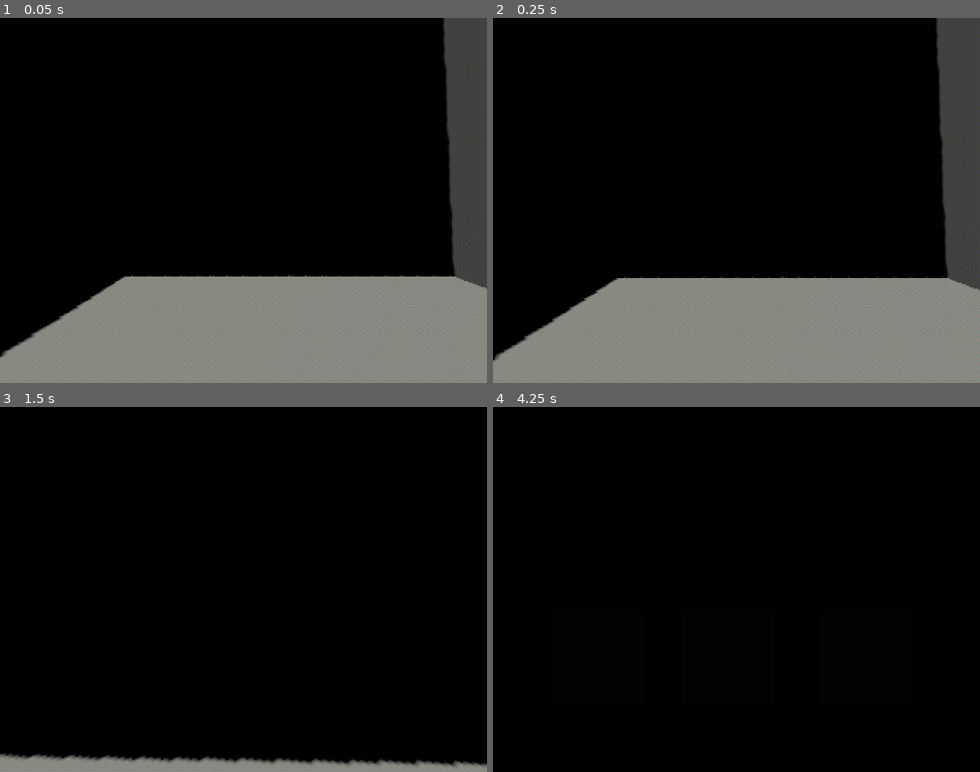
Above: before the commit, frames 1-4 (two rows, left to right).
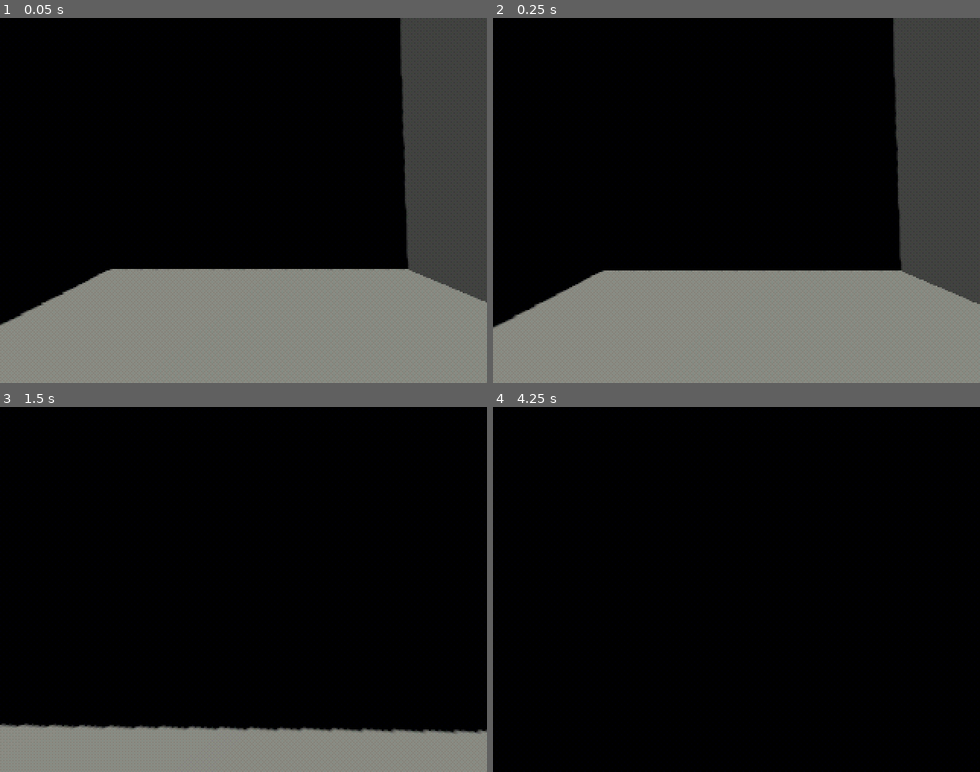
Above: after the commit, the same moments.

Repository: StanislavDidus/Godot3DGame
Game: Godot game, scene res://scenes/main.tscn
The game is run twice, just before and just after one commit, with the same random seed, the same clock (stepped at 60 frames per second) and the same inputs.
Inputs (mouse positions are in pixels of both pictures, inside the frame that each line leads up to):
- Up to frame 1 (0.05 s): no input
- Up to frame 2 (0.25 s): no input
- Up to frame 3 (1.5 s): move the mouse to (267, 589) at 0.52 s; hold W (lock_number_up) from 0.53 s (still down); click (267, 589) at 0.6 s; tap Q (drop_item, bound only after the commit) at 0.8, 1.35 s; move the mouse to (219, 589) at 1.27 s
- Up to frame 4 (4.25 s): keep holding W (lock_number_up); tap R (randomize, bound only after the commit) at 1.55, 2.1, 3.8 s; tap Enter at 2, 3.5 s; move the mouse to (746, 582) at 2.02 s; click (746, 582) at 2.3 s; tap Space at 2.75 s; move the mouse to (731, 596) at 2.77 s; tap Ctrl (crouch) at 2.85 s; tap Q (drop_item, bound only after the commit) at 3.05 s; move the mouse to (775, 593) at 3.52 s; click (775, 593) at 3.6 s; tap Tab (open_inventory) at 4.15 s

The runs differ from the first frame. In frame 1, 9.9% of the frame differs, in the area x 0-100%, y 0-93%; in frame 2, 9.9%, in the area x 0-100%, y 0-95%; in frame 3, 9.5%; in frame 4, less than 0.1%.

Commit message:
Added item dropping

Diff:
--- a/project.godot
+++ b/project.godot
@@ -25,6 +25,7 @@
 [global_group]
 
 interactable=""
+items=""
 
 [input]
 
@@ -106,6 +107,16 @@
 "events": [Object(InputEventKey,"resource_local_to_scene":false,"resource_name":"","device":-1,"window_id":0,"alt_press …(192 unchanged characters)…
 ]
 }
+drop_item={
+"deadzone": 0.2,
+"events": [Object(InputEventKey,"resource_local_to_scene":false,"resource_name":"","device":-1,"window_id":0,"alt_pressed":false,"shift_pressed":false,"ctrl_pressed":false,"meta_pressed":false,"pressed":false,"keycode":0,"physical_keycode":81,"key_label":0,"unicode":113,"location":0,"echo":false,"script":null)
+]
+}
+randomize={
+"deadzone": 0.2,
+"events": [Object(InputEventKey,"resource_local_to_scene":false,"resource_name":"","device":-1,"window_id":0,"alt_pressed":false,"shift_pressed":false,"ctrl_pressed":false,"meta_pressed":false,"pressed":false,"keycode":0,"physical_keycode":82,"key_label":0,"unicode":114,"location":0,"echo":false,"script":null)
+]
+}
 
 [layer_names]
 
--- a/scenes/game_manager.gd
+++ b/scenes/game_manager.gd
@@ -6,6 +6,8 @@
 @export var basement_wall_code: Label3D
 
 @export var clock_note: Node3D
+
+#@export var items: Array[Node3D]
 
 var basement_lock_code: int
 
@@ -17,12 +19,16 @@
 
 	clock_note.init()
 
+	for item in get_tree().get_nodes_in_group("items"):
+		item.randomize()
+
 
 func _ready() -> void:
 	init()
 
 func _process(delta: float) -> void:
-	pass
+	if Input.is_action_just_pressed("randomize"):
+		init()
 
 func _on_lock_lock_opened(name: Variant) -> void:
 	match name:
--- a/scenes/item.gd
+++ b/scenes/item.gd
@@ -1,4 +1,4 @@
-extends StaticBody3D
+extends RigidBody3D
 
 @export var data: item_data
 
@@ -6,23 +6,32 @@
 
 var is_active = true
 
+func randomize():
+	random_spawn()
+
+func init():
+	if data:
+		if data.model != null:
+			var model = data.model.instantiate()
+			add_child(model)
+			model.scale = data.model_scale
+		else:
+			$MeshInstance3D.hide()
+
+	data.item_scene = duplicate()
 # Called when the node enters the scene tree for the first time.
 func _ready() -> void:
-	random_spawn()
-
-	if data.model != null:
-		var model = data.model.instantiate()
-		add_child(model)
-		model.scale = data.model_scale
-	else:
-		$MeshInstance3D.hide()
+	init()
 
 func random_spawn():
 	var rand = randi() % spawn_points.size()
 	position = spawn_points[rand].global_position
 
 func interact(player):
-	if player.items.size() < player.inventory_size:
-		player.items.append(data)
-		player.inventory_ui.update_inventory_icons(player.items)
+	if player.active_item == null:
+		player.active_item = data
 		queue_free()
+
+		var item = data.model.instantiate()
+		item.scale = data.model_scale
+		player.get_node("Camera/HandPivot").add_child(item)
--- a/scenes/item.tscn
+++ b/scenes/item.tscn
@@ -10,15 +10,18 @@
 radius = 0.2
 height = 0.4
 
-[sub_resource type="SphereShape3D" id="SphereShape3D_oxmgc"]
+[sub_resource type="BoxShape3D" id="BoxShape3D_4gq7n"]
+size = Vector3(0.8282242, 0.7760544, 0.9055176)
 
-[node name="Item" type="StaticBody3D" unique_id=1031970289 groups=["interactable"]]
+[node name="Item" type="RigidBody3D" unique_id=436189127 groups=["interactable", "items"]]
 collision_layer = 4
-collision_mask = 0
+collision_mask = 2
+mass = 3.0
 script = ExtResource("1_4gq7n")
 
 [node name="MeshInstance3D" type="MeshInstance3D" parent="." unique_id=480072470]
 mesh = SubResource("SphereMesh_oxmgc")
 
 [node name="CollisionShape3D" type="CollisionShape3D" parent="." unique_id=687698572]
-shape = SubResource("SphereShape3D_oxmgc")
+transform = Transform3D(1, 0, 0, 0, 1, 0, 0, 0, 1, -0.018001556, 0.036792755, 0.017700195)
+shape = SubResource("BoxShape3D_4gq7n")
--- a/scenes/item_data.gd
+++ b/scenes/item_data.gd
@@ -4,3 +4,4 @@
 @export var icon_image: Texture2D
 @export var model: PackedScene
 @export var model_scale: Vector3 = Vector3(1, 1, 1)
+var item_scene: Node
--- a/scenes/main.tscn
+++ b/scenes/main.tscn
@@ -4,7 +4,6 @@
 [ext_resource type="PackedScene" uid="uid://863n4y0fhcc6" path="res://scenes/item.tscn" id="2_0wfyh"]
 [ext_resource type="Resource" uid="uid://20fxlivvxhqc" path="res://prefabs/gear.tres" id="3_jyhfs"]
 [ext_resource type="PackedScene" uid="uid://c1u6q57wj8rmx" path="res://scenes/interact_hud.tscn" id="3_sugp2"]
-[ext_resource type="PackedScene" uid="uid://csqcpmuorev6i" path="res://scenes/inventory_hud.tscn" id="5_tbgi4"]
 [ext_resource type="PackedScene" uid="uid://tuehpurawayu" path="res://assets/models/BoxBlender.glb" id="6_tefeu"]
 [ext_resource type="PackedScene" uid="uid://dwvk7epror4gu" path="res://scenes/put_item.tscn" id="7_o6xl0"]
 [ext_resource type="PackedScene" uid="uid://dab00exp2i86p" path="res://scenes/lock.tscn" id="9_85g3d"]
@@ -75,10 +74,9 @@
 transform = Transform3D(1, 0, 0, 0, 1, 0, 0, 0, 1, 0, 0, 4.5)
 mesh = SubResource("BoxMesh_sgp6g")
 
-[node name="Player" parent="." unique_id=619208955 node_paths=PackedStringArray("interaction_label", "inventory_ui") instance=ExtResource("1_o5qli")]
-transform = Transform3D(1, 0, 0, 0, 1, 0, 0, 0, 1, 0, 1.0531633, 0)
+[node name="Player" parent="." unique_id=619208955 node_paths=PackedStringArray("interaction_label") instance=ExtResource("1_o5qli")]
+transform = Transform3D(1, 0, 0, 0, 1, 0, 0, 0, 1, 0.62209356, 1.0531633, 0.5243418)
 interaction_label = NodePath("../InteractHUD")
-inventory_ui = NodePath("../InventoryHUD")
 
 [node name="Table" type="StaticBody3D" parent="." unique_id=94331430]
 transform = Transform3D(1, 0, 0, 0, 1, 0, 0, 0, 1, 3, 0.58715844, 3.9102087)
@@ -181,16 +179,18 @@
 [node name="Item" parent="." unique_id=556920724 node_paths=PackedStringArray("spawn_points") instance=ExtResource("2_0wfyh")]
 transform = Transform3D(1, 0, 0, 0, 1, 0, 0, 0, 1, 1.9808345, 1.5799752, 6.660762)
 data = ExtResource("3_jyhfs")
-spawn_points = [NodePath("Pos1"), NodePath("Pos2"), NodePath("Pos3")]
-
-[node name="Pos1" type="Marker3D" parent="Item" unique_id=742369011]
-transform = Transform3D(1, 0, 0, 0, 1, 0, 0, 0, 1, 0.010961294, 0.08757067, -0.036756516)
-
-[node name="Pos2" type="Marker3D" parent="Item" unique_id=172218767]
-transform = Transform3D(1, 0, 0, 0, 1, 0, 0, 0, 1, 0.64680696, 0.14315772, 0.85708857)
-
-[node name="Pos3" type="Marker3D" parent="Item" unique_id=327908119]
-transform = Transform3D(1, 0, 0, 0, 1, 0, 0, 0, 1, 0.75218725, -1.250961, 1.5082321)
+spawn_points = [NodePath("../Node/Pos1"), NodePath("../Node/Pos2"), NodePath("../Node/Pos3")]
+
+[node name="Node" type="Node" parent="." unique_id=575121066]
+
+[node name="Pos1" type="Marker3D" parent="Node" unique_id=742369011]
+transform = Transform3D(1, 0, 0, 0, 1, 0, 0, 0, 1, 1.9917958, 1.6675459, 6.6240053)
+
+[node name="Pos2" type="Marker3D" parent="Node" unique_id=172218767]
+transform = Transform3D(1, 0, 0, 0, 1, 0, 0, 0, 1, 2.6276414, 1.723133, 7.5178504)
+
+[node name="Pos3" type="Marker3D" parent="Node" unique_id=327908119]
+transform = Transform3D(1, 0, 0, 0, 1, 0, 0, 0, 1, 2.7330217, 0.3290143, 8.168994)
 
 [node name="PS1 Effect" type="CanvasLayer" parent="." unique_id=150605404]
 
@@ -205,8 +205,6 @@
 
 [node name="InteractHUD" parent="." unique_id=1569353770 instance=ExtResource("3_sugp2")]
 
-[node name="InventoryHUD" parent="." unique_id=2097994074 instance=ExtResource("5_tbgi4")]
-
 [node name="Box" type="StaticBody3D" parent="." unique_id=26516098]
 transform = Transform3D(0.7, 0, 0, 0, 0.7, 0, 0, 0, 0.7, 2.3877513, 0.7176776, 7.05343)
 collision_layer = 2
--- a/scenes/player.gd
+++ b/scenes/player.gd
@@ -18,12 +18,9 @@
 
 @export_group("UI")
 @export var interaction_label: Node
-@export var inventory_ui: Node
-
-@export_group("Inventory")
-@export var inventory_size = 3
-var items: Array
-var active_item = -1
+#@export var inventory_ui: Node
+
+var active_item: item_data
 
 enum PLAYER_STATE
 {
@@ -70,37 +67,24 @@
 	for child in $Camera/HandPivot.get_children():
 		child.queue_free()
 
-func open_inventory_slot():
-	var equipped = false
-	if Input.is_action_just_pressed("open_inventory_slot_1") and items.size() > 0:
-		if active_item == 0:
-			active_item = -1
-		else:
-			active_item = 0
-		equipped = true
-	if Input.is_action_just_pressed("open_inventory_slot_2") and items.size() > 1:
-		if active_item == 1:
-			active_item = -1
-		else:
-			active_item = 1
-		equipped = true
-	if Input.is_action_just_pressed("open_inventory_slot_3") and items.size() > 2:
-		if active_item == 2:
-			active_item = -1
-		else:
-			active_item = 2
-		equipped = true
-
-	if !equipped:
-		return
-
-	for child in $Camera/HandPivot.get_children():
-		child.queue_free()
-
-	if active_item >= 0:
-		var item = items[active_item].model.instantiate()
-		item.scale = items[active_item].model_scale
-		$Camera/HandPivot.add_child(item)
+func drop_item():
+	if active_item != null and active_item.item_scene != null and drop_item != null:
+		var item_to_drop = active_item
+
+		#var dropped_item = active_item.item_scene.instantiate()
+		var dropped_item = load("res://scenes/item.tscn").instantiate()
+		#print(dropped_item.get_script())
+		dropped_item.data = active_item
+		get_tree().current_scene.add_child(dropped_item)
+
+		dropped_item.init()
+		dropped_item.global_position = global_position
+		var forward = -get_global_transform().basis.z.normalized()
+		dropped_item.apply_impulse(forward * 4.0)
+		dropped_item.position += forward * 1.1
+		active_item = null
+
+		remove_item_in_hand()
 
 func set_crouch(is_crouching: bool) -> void:
 	if crouch_tween and crouch_tween.is_running():
@@ -141,7 +125,6 @@
 	Input.set_mouse_mode(Input.MOUSE_MODE_CAPTURED)
 	camera_origin_position = $Camera.position
 	$Camera/RayCast3D.target_position.z = -interaction_distance
-	inventory_ui.hide()
 
 func move_camera(delta: float):
 	var current_q = basis.get_rotation_quaternion()
@@ -151,12 +134,6 @@
 	basis = Basis(smoothed_q)
 
 func _process(delta: float) -> void:
-	if Input.is_action_just_pressed("open_inventory"):
-		inventory_ui.show()
-		$OpenInventoryTimer.start()
-
-	open_inventory_slot()
-
 	looking_at_item = false
 
 func _physics_process(delta: float) -> void:
@@ -200,6 +177,12 @@
 			if Input.is_action_pressed("crouch"):
 				set_state(PLAYER_STATE.CROUCH)
 
+
+			if Input.is_action_just_pressed("drop_item"):
+				drop_item()
+
+			velocity.y -= delta * gravity
+
 			move_camera(delta)
 			$Camera.position.y = camera_origin_position.y + camera_shake_amplitude * sin(slow_timer) * 0.5
 
@@ -256,12 +239,21 @@
 
 			$Camera.position.y = camera_origin_position.y + camera_shake_amplitude * sin(slow_timer)
 
+			if Input.is_action_just_pressed("drop_item"):
+				drop_item()
+
 		PLAYER_STATE.CROUCH:
 			if !Input.is_action_pressed("crouch"):
 				set_state(PLAYER_STATE.IDLE)
 
+			if Input.is_action_just_pressed("drop_item"):
+				drop_item()
+
 			move_camera(delta)
 			interact()
+
+			velocity.y -= delta * gravity
+			move_and_slide()
 
 		PLAYER_STATE.LOCK_PICK:
 			if Input.is_action_just_pressed("stop_lock_pick"):
@@ -302,4 +294,5 @@
 
 
 func _on_open_inventory_timer_timeout() -> void:
-	inventory_ui.hide()
+	#inventory_ui.hide()
+	pass
--- a/scenes/put_item.gd
+++ b/scenes/put_item.gd
@@ -2,6 +2,8 @@
 
 signal item_put(name: String)
 
+@export var spawn_item = true
+@export var use_item = true
 @export var put_item_name: String
 @export var item_position: Node3D
 @export var item_name: String
@@ -17,20 +19,19 @@
 	pass
 
 func interact(player):
-	if player.active_item != -1:
-		var equipped_item = player.items[player.active_item]
+	if player.active_item != null:
+		var equipped_item = player.active_item
 		if item_name == equipped_item.item_name:
-			player.items.remove_at(player.active_item)
-			player.active_item = -1
-			player.inventory_ui.update_inventory_icons(player.items)
 
-			player.remove_item_in_hand()
+			if use_item:
+				player.active_item = null
+				player.remove_item_in_hand()
 
 			# Spawn Object in the marker position
-			var model_instance = equipped_item.model.instantiate()
-			model_instance.scale = equipped_item.model_scale
-			get_node("Marker").add_child(model_instance)
+			if spawn_item:
+				var model_instance = equipped_item.model.instantiate()
+				model_instance.scale = equipped_item.model_scale
+				get_node("Marker").add_child(model_instance)
 
 			is_active = false
-
 			item_put.emit(put_item_name)
--- /dev/null
+++ b/scenes/randomize_position.gd
@@ -0,0 +1,17 @@
+extends Node3D
+
+@export var positions: Array[Marker3D]
+
+func randomize():
+	for pos in positions:
+		position = pos.position
+		rotation = pos.rotation
+
+# Called when the node enters the scene tree for the first time.
+func _ready() -> void:
+	pass # Replace with function body.
+
+
+# Called every frame. 'delta' is the elapsed time since the previous frame.
+func _process(delta: float) -> void:
+	pass
Binary file added: assets/models/blockout-col.glb
Not shown, added: assets/models/blockout-col.glb.import
Binary file added: assets/models/blockout-col_justparchment8-32x.png
Not shown, added: assets/models/blockout-col_justparchment8-32x.png.import
Binary file added: assets/models/blockout_justparchment8-32x.png
Not shown, added: assets/models/blockout_justparchment8-32x.png.import
Not shown, added: scenes/randomize_position.gd.uid
